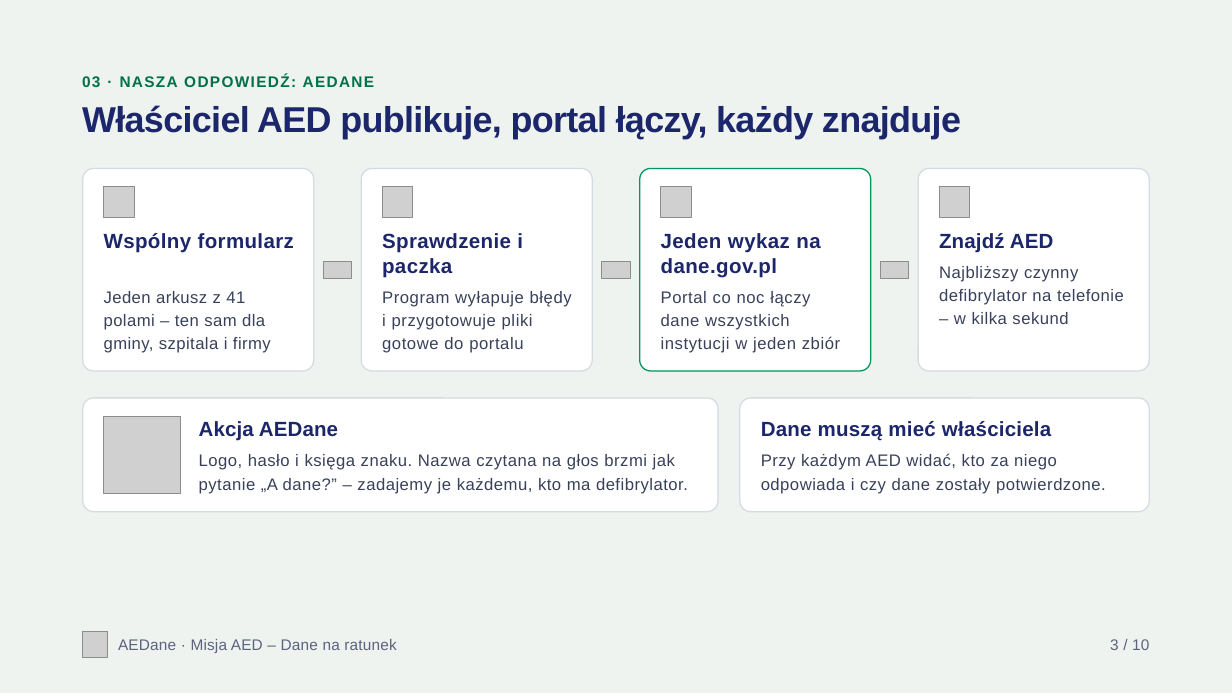
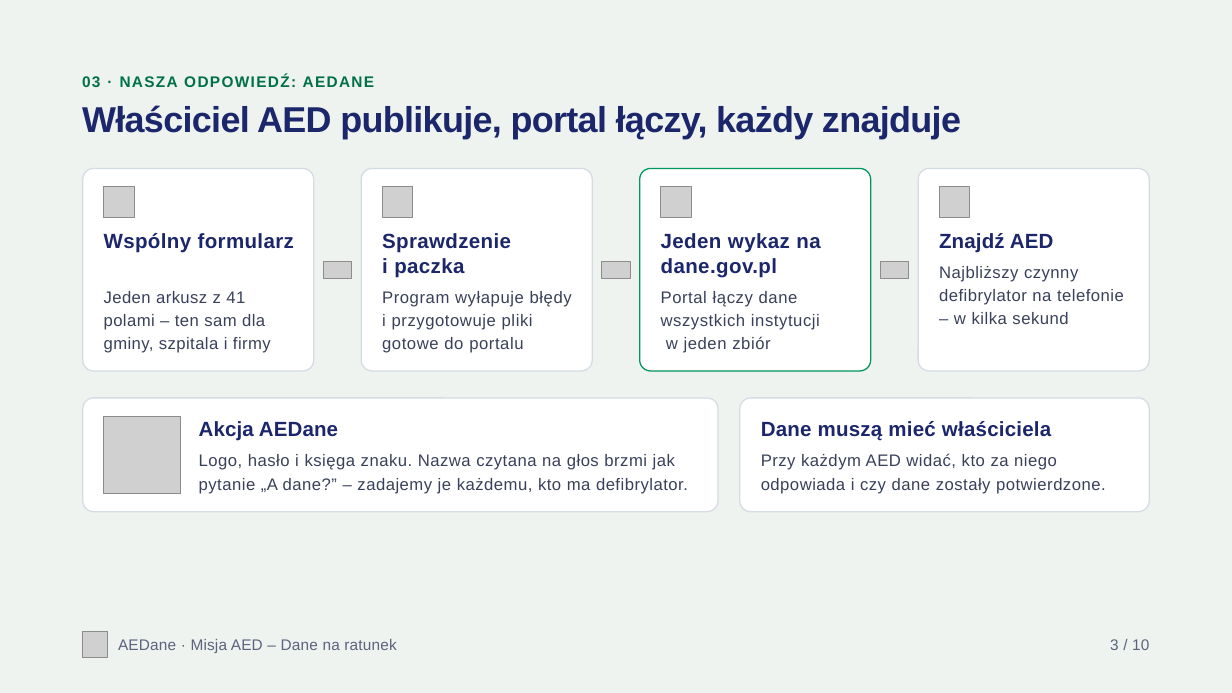
Before and after one commit to tymsonS/AED, a slide deck: slide 3 of presentation/aedane-prezentacja.pptx. Drawn at 1232x693 pixels with LibreOffice and Linux fonts; fonts in the diff are those of the drawing; grey boxes stand for pictures. Boxes give left, top, right and bottom in pixels: in the first picture for what was removed or moved away, otherwise in the second. Text is boxed around its words. In the diff, an @@ line names an element or a change of style, - is before the commit and + after.

```diff
--- a/presentation/aedane-prezentacja.pptx
+++ b/presentation/aedane-prezentacja.pptx
@@ text at (382,233,511,277): text changed @@
-Sprawdzenie i paczka
+Sprawdzenie
+i paczka
@@ text at (661,291,820,353): text changed @@
-Portal co noc łączy dane wszystkich instytucji w jeden zbiór
+Portal łączy dane wszystkich instytucji
+w jeden zbiór
```
Also in this commit, not shown: 6 other slides changed, 2 other files.
